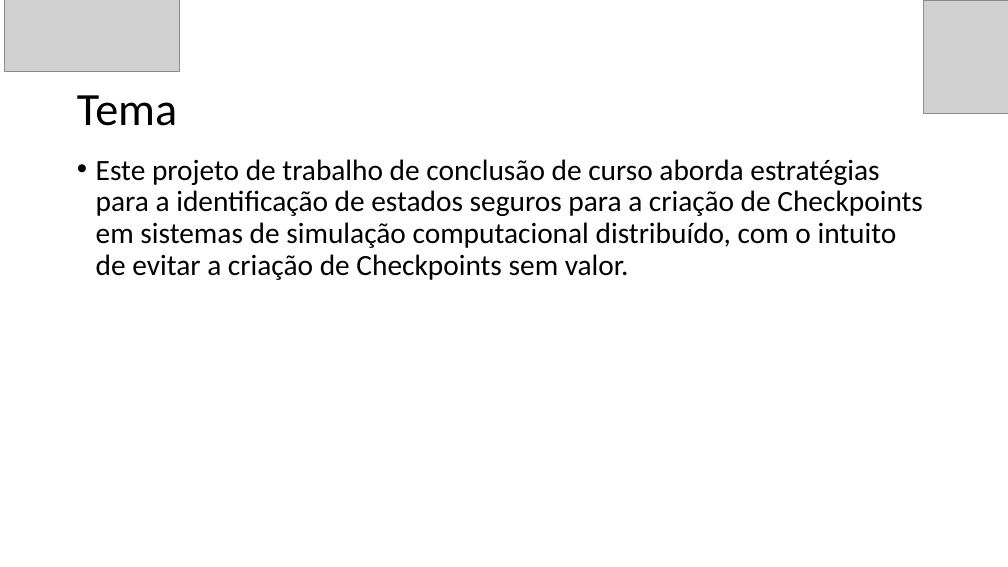
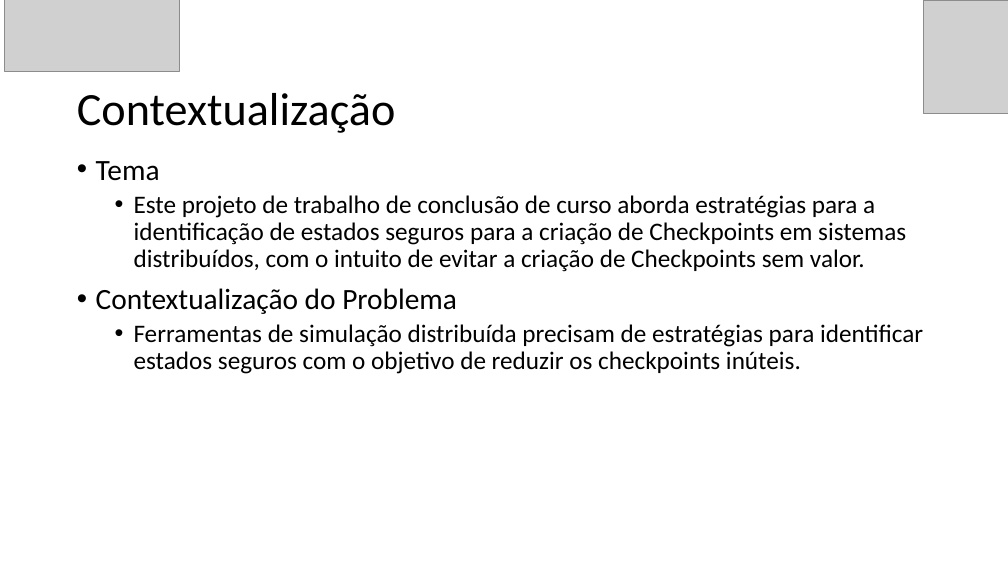
Before and after one commit to GuilhermeBizzani/TCC, a slide deck: slide 2 of Defesa Projeto.pptx (slide 3 before the commit). Drawn at 1008x567 pixels with LibreOffice and Linux fonts; fonts in the diff are those of the drawing; grey boxes stand for pictures. Boxes give left, top, right and bottom in pixels: in the first picture for what was removed or moved away, otherwise in the second. Text is boxed around its words. In the diff, an @@ line names an element or a change of style, - is before the commit and + after.

```diff
--- a/Defesa Projeto.pptx
+++ b/Defesa Projeto.pptx
@@ title at bbox=[77, 93, 396, 133]: text changed @@
-Tema
+Contextualização
@@ text at bbox=[96, 161, 923, 374]: text changed; size 28 to 24 pt @@
-• Este projeto de trabalho de conclusão de curso aborda estratégias para a identificação de estados seguros para a criação de Checkpoints em sistemas de simulação computacional distribuído, com o intuito de evitar a criação de Checkpoints sem valor.
+• Tema
+  • Este projeto de trabalho de conclusão de curso aborda estratégias para a identificação de estados seguros para a criação de Checkpoints em sistemas distribuídos, com o intuito de evitar a criação de Checkpoints sem valor.
+• Contextualização do Problema
+  • Ferramentas de simulação distribuída precisam de estratégias para identificar estados seguros com o objetivo de reduzir os checkpoints inúteis.
```
Also in this commit, not shown: 3 other slides changed, 1 slide added, 1 slide removed.
